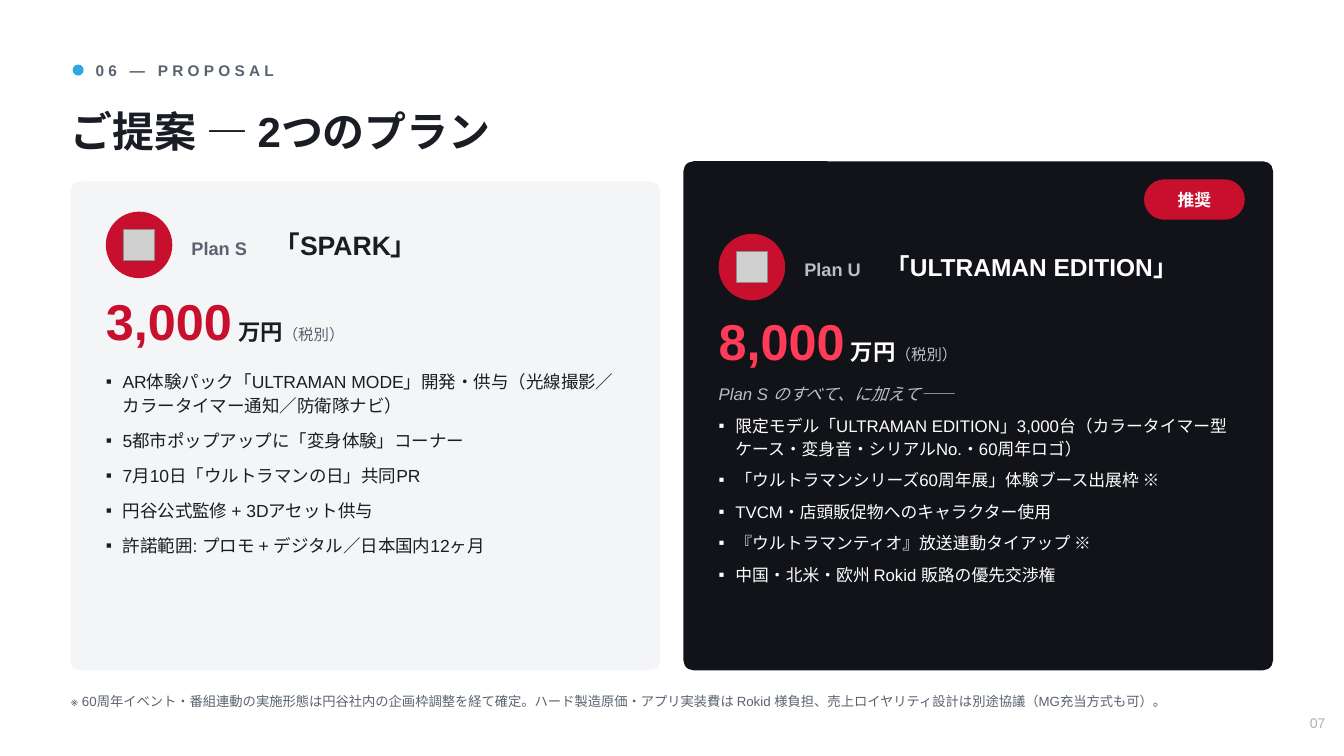
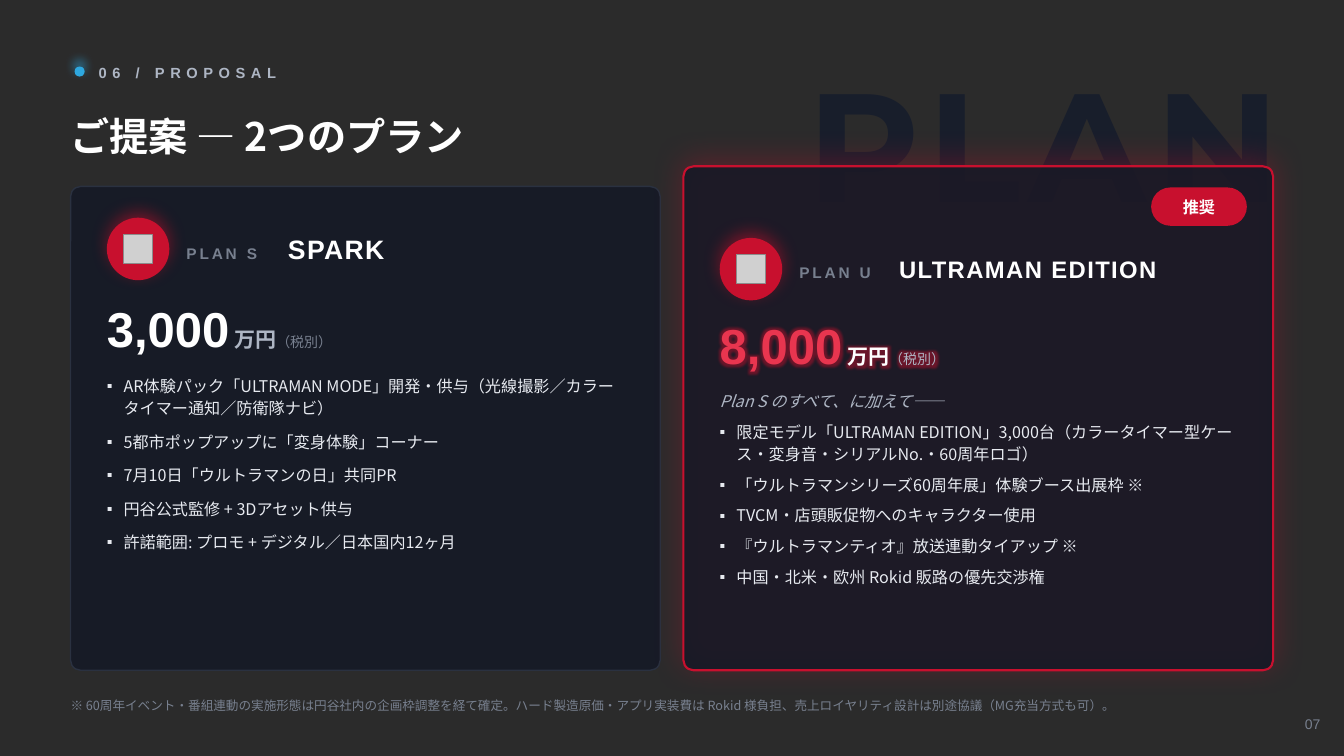
Before and after one commit to hayatoshintani-spe/kessho-lens, a slide deck: slide 7 of docs/proposals/rokid-ultraman-pitch.pptx. Drawn at 1344x756 pixels with LibreOffice and Linux fonts; fonts in the diff are those of the drawing; grey boxes stand for pictures; background and template pictures are left out; a plain dark background stands for a picture behind light text. Boxes give left, top, right and bottom in pixels: in the first picture for what was removed or moved away, otherwise in the second. Text is boxed around its words. In the diff, an @@ line names an element or a change of style, - is before the commit and + after.

```diff
--- a/docs/proposals/rokid-ultraman-pitch.pptx
+++ b/docs/proposals/rokid-ultraman-pitch.pptx
@@ background #FFFFFF to picture (left out) @@
@@ shadow on in 3 elements at [720, 238, 782, 300], [107, 218, 169, 280], [75, 67, 85, 77] @@
@@ text at [99, 68, 276, 78]: text changed; size 11 to 10.5 pt; text colour #5A6270 to #AEB6C4 @@
-06 — PROPOSAL
+06 / PROPOSAL
@@ text "ご提案 — 2つのプラン" at [71, 117, 464, 155]: size 30 to 28 pt, font Arial to Noto Sans CJK JP, text colour #1A1D24 to #FFFFFF @@
@@ rounded rectangle: place and size @@
-rounded rectangle at [684, 161, 1273, 670]
+rounded rectangle at [684, 166, 1273, 670]
@@ rounded rectangle at [684, 166, 1273, 670]: fill #111318 to #141926 at 86% opacity; outline none to #C8102E 1.5 pt; shadow on @@
@@ text added at [808, 165, 1280, 237], 110 pt, text #181E2B, bold @@
+PLAN
@@ rounded rectangle: place and size @@
-rounded rectangle at [71, 181, 660, 670]
+rounded rectangle at [71, 187, 660, 670]
@@ rounded rectangle at [71, 187, 660, 670]: fill #F4F5F7 to #141926 at 86% opacity; outline none to #2A3140 1 pt @@
@@ text "推奨" at [1183, 196, 1215, 217]: size 12 to 11.5 pt, font Arial to Noto Sans CJK JP @@
@@ rounded rectangle: place and size @@
-rounded rectangle at [1144, 179, 1245, 220]
+rounded rectangle at [1151, 188, 1247, 226]
@@ ellipse: place and size @@
-ellipse at [106, 212, 172, 278]
+ellipse at [107, 218, 169, 280]
@@ picture: place and size @@
-picture at [124, 230, 154, 260]
+picture at [124, 235, 153, 264]
@@ ellipse: place and size @@
-ellipse at [719, 234, 785, 300]
+ellipse at [720, 238, 782, 300]
@@ text at [186, 240, 384, 260]: text changed; size 19 to 11 pt; text colour #1A1D24 to #78808F @@
-Plan S 「SPARK」
+PLAN S SPARK
@@ text at [799, 261, 1156, 279]: text changed; size 17.5 to 17 pt @@
-Plan U 「ULTRAMAN EDITION」
+PLAN U ULTRAMAN EDITION
@@ text "3,000 万円（税別）": place and size @@
-text "3,000 万円（税別）" at [106, 305, 345, 348]
+text "3,000 万円（税別）" at [107, 312, 332, 355]
@@ text "3,000 万円（税別）" at [107, 312, 332, 355]: size 36 to 35 pt, text colour #C8102E to #FFFFFF in "3,000"; size 16 to 15 pt, size 11 to 10 pt, font Arial to Noto Sans CJK JP, text colour #1A1D24 to #AEB6C4, text colour #5A6270 to #78808F in "万円（税別）" @@
@@ text "8,000 万円（税別）" at [720, 325, 945, 374]: size 36 to 35 pt, text colour #FF3B57 to #E8354F in "8,000"; size 16 to 15 pt, size 11 to 10 pt, font Arial to Noto Sans CJK JP, text colour #B8BEC9 to #AEB6C4 in "万円（税別）" @@
@@ text "AR体験パック「ULTRAMAN MODE」開発・供与（光線撮影／カラータイマー通知／防衛隊ナビ）" at [124, 378, 614, 550]: size 12.5 to 11.5 pt, font Arial to Noto Sans CJK JP, text colour #1A1D24 to #E7EAF0; line spacing 17pt to 16pt @@
@@ text "Plan S のすべて、に加えて——": place and size @@
-text "Plan S のすべて、に加えて——" at [719, 386, 1227, 583]
+text "Plan S のすべて、に加えて——" at [720, 393, 1232, 585]
@@ text "Plan S のすべて、に加えて——" at [720, 393, 1232, 585]: size 12 to 11.5 pt, font Arial to Noto Sans CJK JP, text colour #FFFFFF to #E7EAF0; text colour #B8BEC9 to #AEB6C4 in "Plan S のすべて、に加えて——"; line spacing 16.5pt to 16pt @@
@@ text "※ 60周年イベント・番組連動の実施形態は円谷社内の企画枠調整を経て確定。ハード製造原価・アプリ実装費は Rokid 様 ..." at [86, 699, 1115, 711]: size 9.5 to 9 pt, font Arial to Noto Sans CJK JP, text colour #5A6270 to #78808F; line spacing 13pt to 12.5pt @@
@@ text "07" at [1305, 719, 1321, 729]: text colour #A9B0BC to #78808F @@
```
Also in this commit, not shown: 9 other slides changed.
